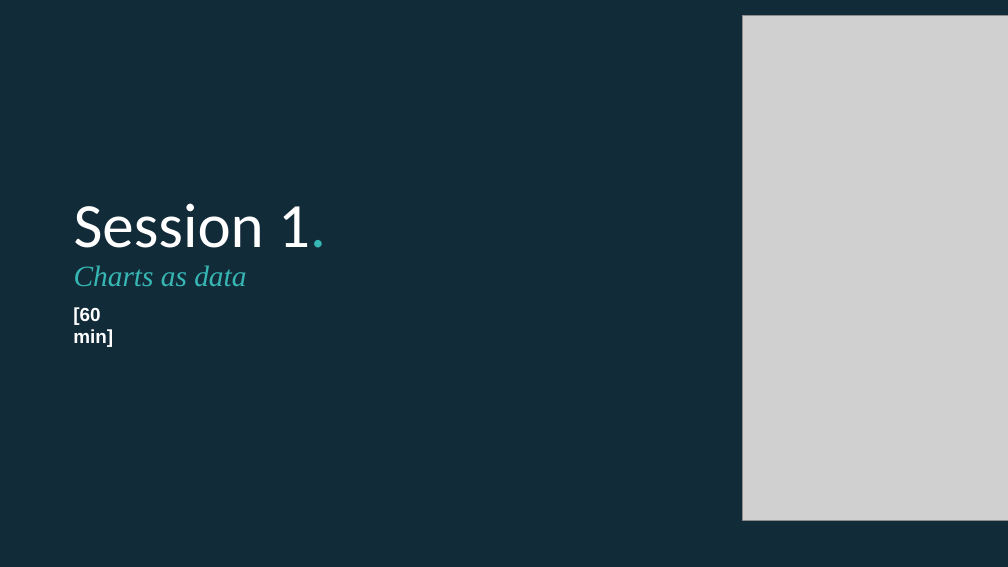
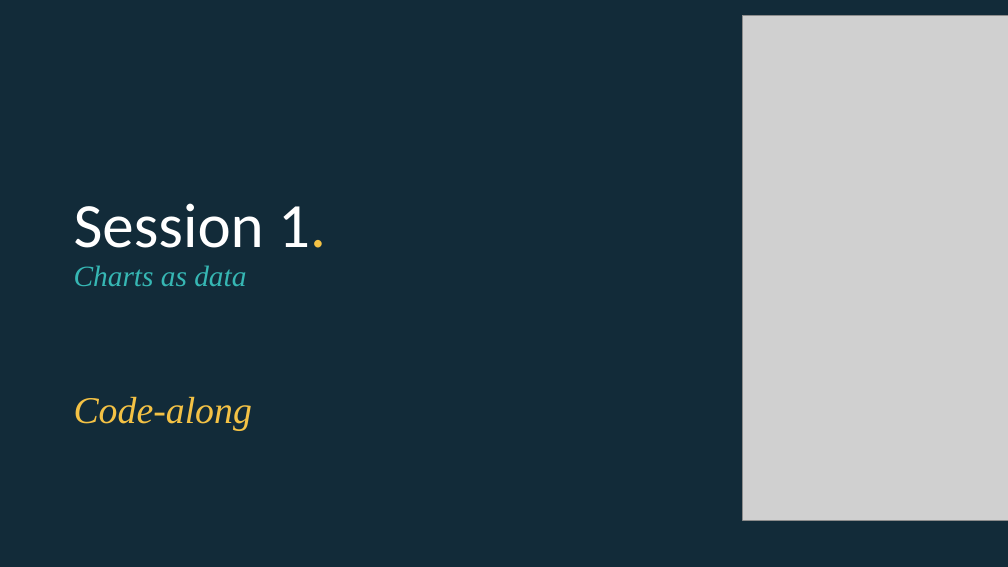
Before and after one commit to EconomicsObservatory/courses, a slide deck: slide 24 of 1/1_Charts_as_data.pptx (slide 2 before the commit). Drawn at 1008x567 pixels with LibreOffice and Linux fonts; fonts in the diff are those of the drawing; grey boxes stand for pictures. Boxes give left, top, right and bottom in pixels: in the first picture for what was removed or moved away, otherwise in the second. Text is boxed around its words. In the diff, an @@ line names an element or a change of style, - is before the commit and + after.

```diff
--- a/1/1_Charts_as_data.pptx
+++ b/1/1_Charts_as_data.pptx
@@ title "Session 1. Charts as data" at [74, 203, 326, 286]: text colour #36B7B4 to #F4C245 in "1." @@
@@ text removed at [73, 307, 113, 347] @@
-[60 min]
@@ text added at [74, 396, 252, 430], 36 pt, text #F4C245, italic @@
+Code-along
```
Also in this commit, not shown: 3 other slides changed, 22 slides added, 27 slides removed, 2 other files.
